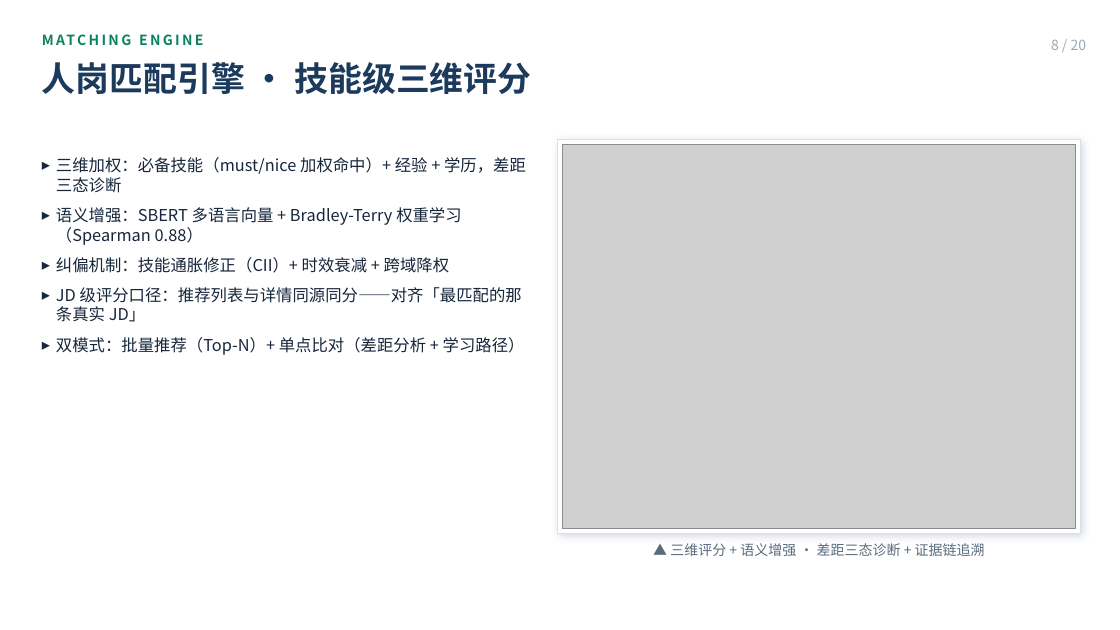
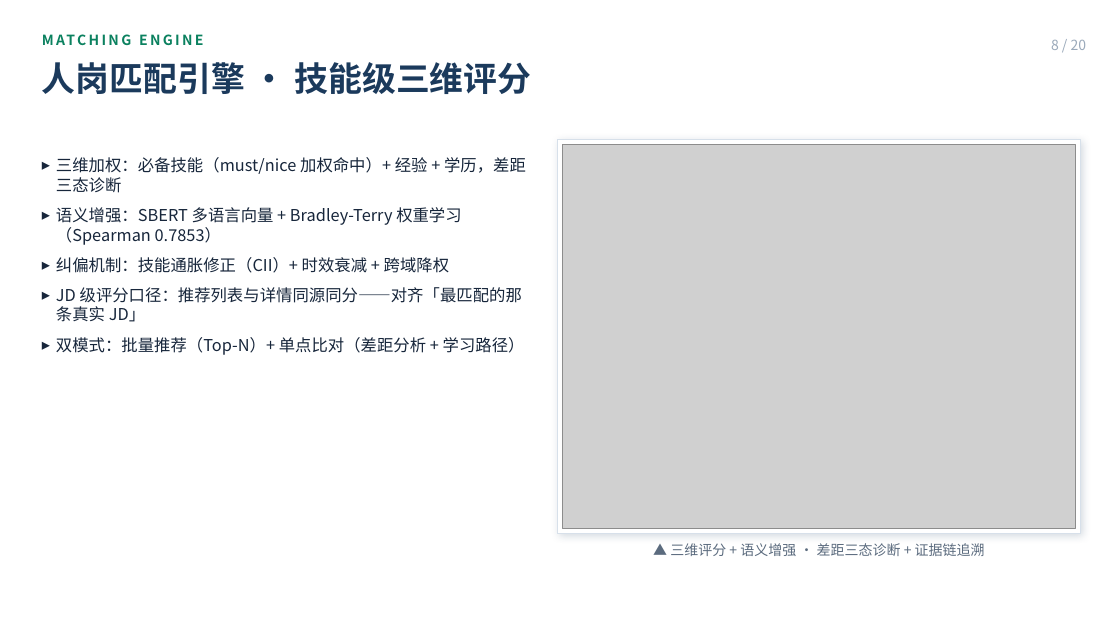
Before and after one commit to Sanksu/zhigang-compass, a slide deck: slide 8 of docs/m5/智岗罗盘_答辩PPT_终稿.pptx. Drawn at 1120x630 pixels with LibreOffice and Linux fonts; fonts in the diff are those of the drawing; grey boxes stand for pictures. Boxes give left, top, right and bottom in pixels: in the first picture for what was removed or moved away, otherwise in the second. Text is boxed around its words. In the diff, an @@ line names an element or a change of style, - is before the commit and + after.

Commit message:
docs(交付): PPT 终稿修订 + 设计文档/评测报告 emoji 转 ASCII + Mermaid 渲染修复
## PPT 终稿（docs/m5/智岗罗盘_答辩PPT_终稿.pptx + build_ppt.js）
- P5：修正配错图——数据治理页换回爬取管理实时监控截图（原误用 P9 演化看板图）
- P7：新增"兜底机制"说明行（LLM 失败 → 多 Provider 退避重试 → 词典/正则兜底 → 人工复核，流程不阻断、可重入），演讲备注写入四层兜底详解（对应 0fb97c63 代码）
- P8：Bradley-Terry Spearman 0.88 → 0.7853（与评测报告 BT v4 实测口径对齐）

## 设计文档（docs/design/设计文档_初审提交版.pdf + .md）
- emoji 转 ASCII：✅→√、⚠️→[注意]、❌→×、👍/👎→+/-、★→*（思维导图工具渲染兼容）
- Mermaid 3 处（系统总览/项目周期/LLM 管线）渲染为 PNG 图片引用（mermaid-01/02/03-*.png），解决 PDF 中显示为原始代码问题；源码保留于 HTML 注释供可编辑工具使用
- PDF 由 playwright chromium 重新生成（原 WeasyPrint 不渲染 Mermaid）

## 评测报告（docs/reviews/评测报告_初审版_20260903.pdf + .md）
- emoji 转 ASCII（✅→√、⚠️→[注意]），重新生成 PDF

## 提交包同步
- 初审提交包 1-设计实现方案/：PDF + md + 3 PNG（双交付）
- 初审提交包 7-评测报告/：PDF + md（双交付）
- 初审提交包 README 物料清单更新

```diff
--- a/docs/m5/智岗罗盘_答辩PPT_终稿.pptx
+++ b/docs/m5/智岗罗盘_答辩PPT_终稿.pptx
@@ text at (56, 207, 461, 245): text changed @@
-▸ 语义增强：SBERT 多语言向量 + Bradley-Terry 权重学习（Spearman 0.88）
+▸ 语义增强：SBERT 多语言向量 + Bradley-Terry 权重学习（Spearman 0.7853）
```
Also in this commit, not shown: 3 other slides changed, 8 other files.
